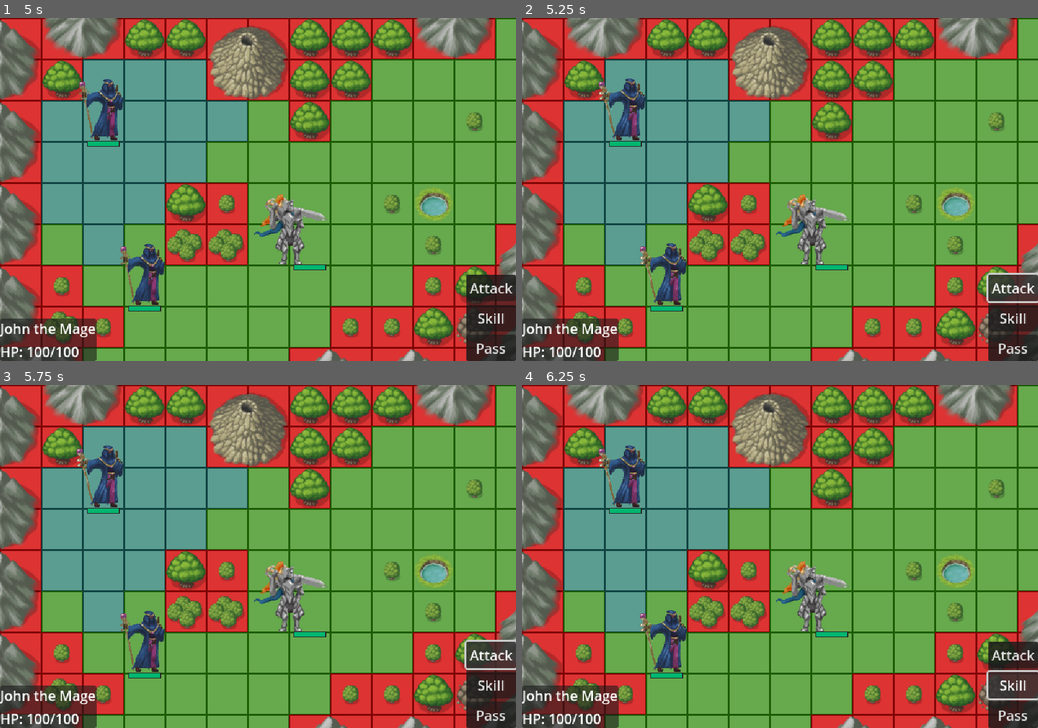
Above: before the commit, frames 1-4 (two rows, left to right).
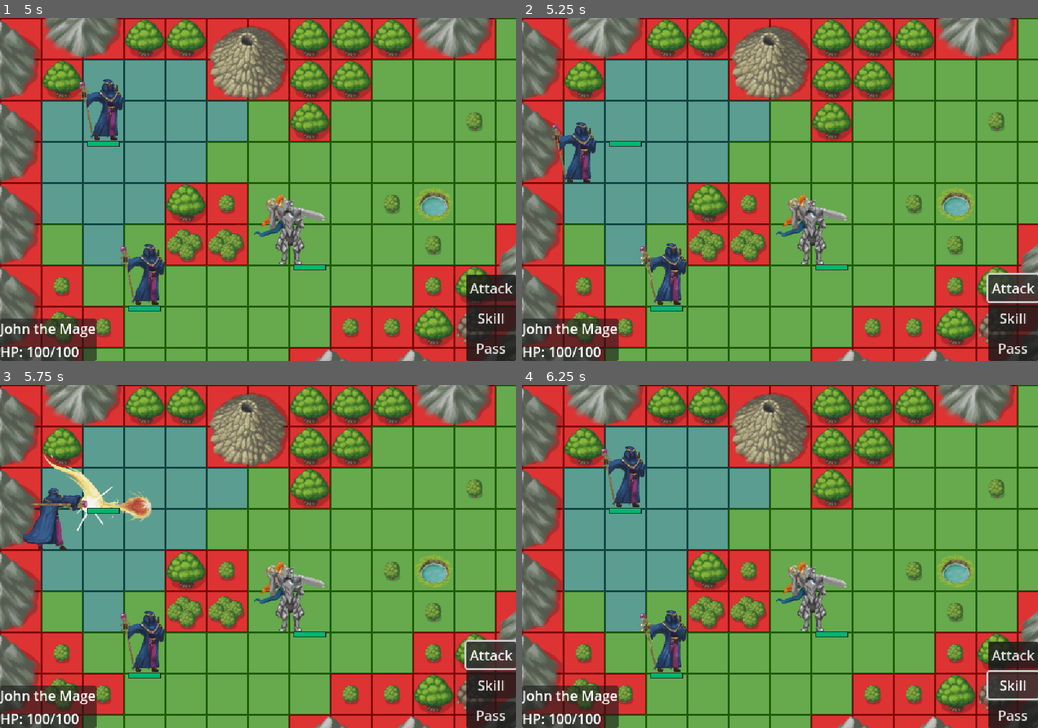
Above: after the commit, the same moments.

Repository: julKara/Defeat_the_Demonlord
Game: Godot game, scene res://world.tscn
The game is run twice, just before and just after one commit, with the same random seed, the same clock (stepped at 60 frames per second) and the same inputs.
Inputs (mouse positions are in pixels of both pictures, inside the frame that each line leads up to):
- Up to frame 1 (5 s): move the mouse to (371, 172) at 0.52 s; press the mouse at (371, 172) at 0.53 s; move the mouse to (154, 206) at 1.27 s; release the mouse at (154, 206) at 1.28 s; click (154, 206) at 1.35 s; tap Enter at 2, 3.5 s; move the mouse to (309, 114) at 2.02 s; press the mouse at (309, 114) at 2.03 s; tap Space at 2.75 s; move the mouse to (232, 258) at 2.77 s; release the mouse at (232, 258) at 2.78 s; click (232, 258) at 2.85 s; move the mouse to (412, 240) at 3.52 s; press the mouse at (412, 240) at 3.53 s; move the mouse to (103, 138) at 4.27 s; release the mouse at (103, 138) at 4.28 s; click (103, 138) at 4.35 s
- Up to frame 2 (5.25 s): click "Attack" at 5 s
- Up to frame 3 (5.75 s): no input
- Up to frame 4 (6.25 s): click "Skill" at 5.75 s

Frame 1 is identical in both runs. In frame 2, 1.7% of the frame differs, in the area x 5-24%, y 17-49%; in frame 3, 2.5%, in the area x 4-30%, y 17-49%; in frame 4, 0.3%.

Commit message:
Animation timer added for battle

Diff:
--- a/src/Combat/battle_handler.gd
+++ b/src/Combat/battle_handler.gd
@@ -7,6 +7,7 @@
 
 # Refrences
 @onready var character_manager: Node2D = $"../TileMapLayer/CharacterManager"
+@onready var animation_timer: Timer = $AnimationTimer
 
 # Can be preloaded globally or add it as a child of World scene
 # Like: `var battle_handler = BattleHandler.new()` or keep it as an autoload singleton.
@@ -16,7 +17,7 @@
 
 	# Check if actors are valid
 	if attacker == null or defender == null:
-		print("BattleHandler: Invalid attacker or defender.")
+		push_warning("BattleHandler: Invalid attacker or defender.")
 		return
 
 	var atk_stats: CharacterStats = attacker.stats
@@ -26,8 +27,8 @@
 	var atk_prof: UnitProfile = attacker.profile
 	var def_prof: UnitProfile = defender.profile
 
-	# 1. Update attacker state
-	#attacker.set_state(attacker.UnitState.ATTACKING)
+	# 1. Play attack animation and wait for it to finish
+	await _play_animation(attacker)
 
 	# 2. Calculate Damage
 	var damage: int = _calculate_damage(atk_stats, def_stats)
@@ -37,7 +38,7 @@
 
 	# 4. Update Health Bar
 	defender.healthbar._set_health(def_stats.curr_health)
-	attacker.healthbar._set_health(atk_stats.curr_health)
+	#attacker.healthbar._set_health(atk_stats.curr_health)
 
 	# 5. Check for death
 	if def_stats.curr_health <= 0:
@@ -45,10 +46,29 @@
 	elif atk_stats.curr_health <= 0:
 		_handle_death(attacker)
 
-	# 6. TESTING 5 Debug Output
+	# 6. TESTING Debug Output
 	print("%s attacked %s for %d damage!" % [
 		atk_prof.character_name, def_prof.character_name, damage
 	])
+
+func _play_animation(attacker: Actor) -> void:
+
+	# 1. Update state and play animation
+	attacker.set_state(attacker.UnitState.ATTACKING)
+
+	# 2. Get lenght of animation in seconds
+	var anim_length: float = 1.0  # fallback default if test fails, usually an attack last 1s
+	var anim_player = attacker.anim_player
+	if anim_player and anim_player.has_animation("attack"):
+		anim_length = anim_player.get_animation("attack").length
+
+	# 3. Start the timer to wait for animation completion
+	animation_timer.wait_time = anim_length
+	animation_timer.start()
+	await animation_timer.timeout  # Wait until finished
+
+	# 4. Return to idle state
+	attacker.set_state(attacker.UnitState.IDLE)
 
 # Calculates base damage between two CharacterStats
 func _calculate_damage(atk: CharacterStats, def: CharacterStats) -> int:
--- a/world.tscn
+++ b/world.tscn
@@ -268,3 +268,6 @@
 
 [node name="BattleHandler" type="Node2D" parent="."]
 script = ExtResource("14_70uel")
+
+[node name="AnimationTimer" type="Timer" parent="BattleHandler"]
+one_shot = true
